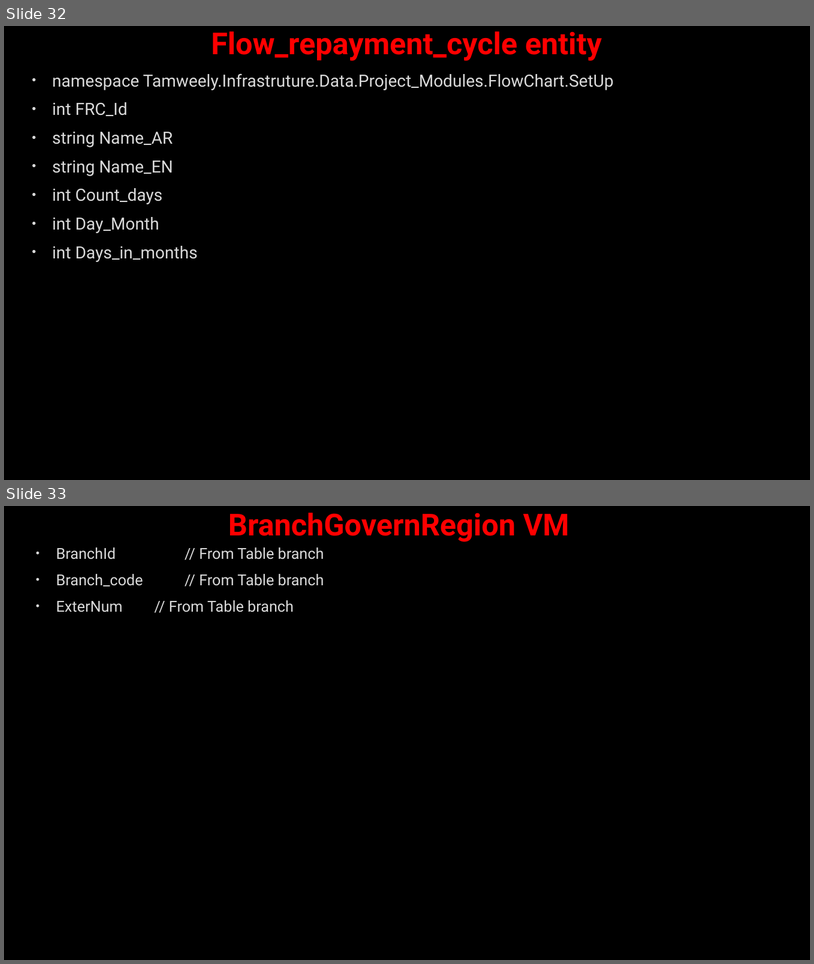
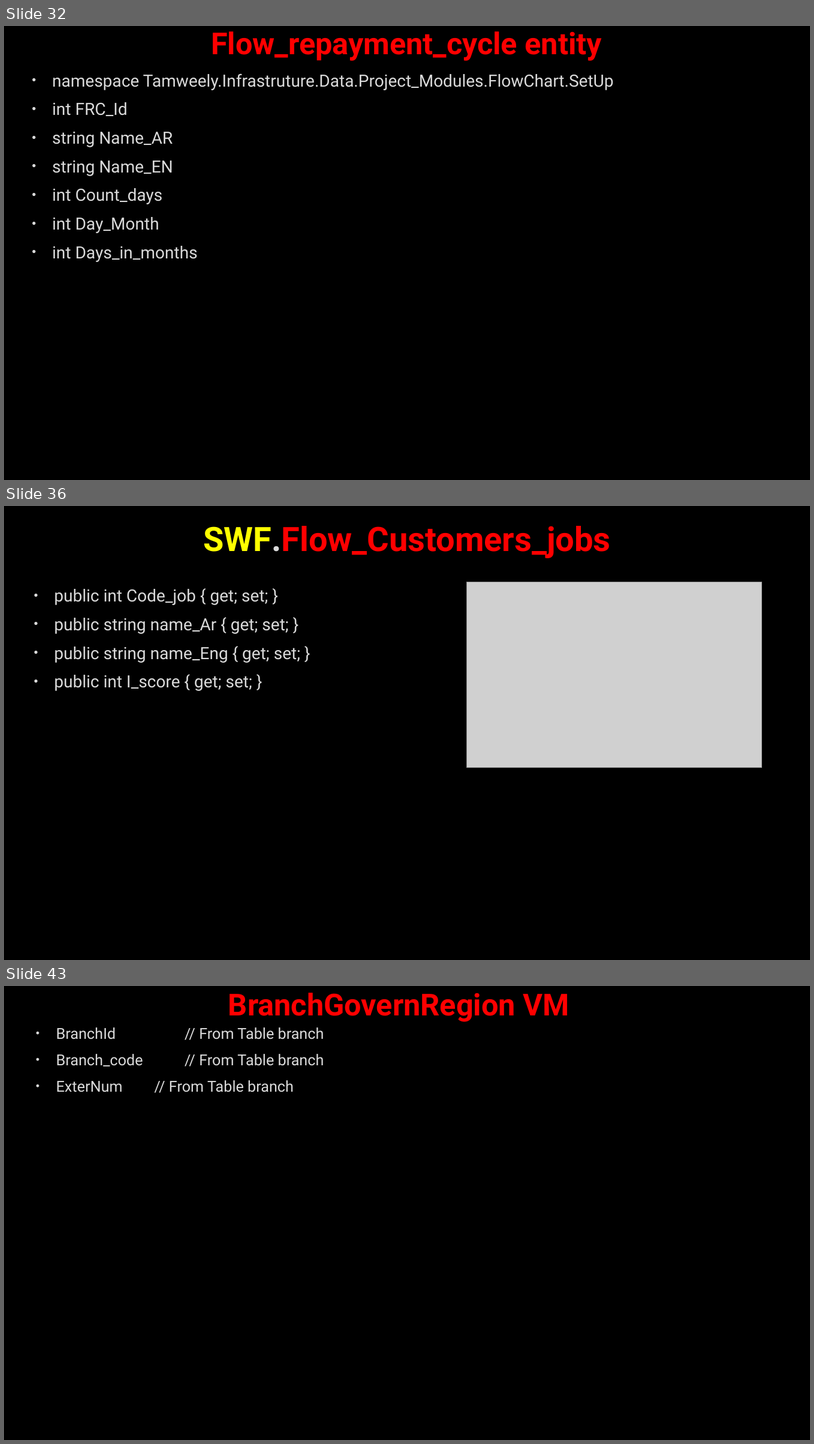
Before and after one commit to AhmedMohamedSamir1/Summary, a slide deck: Dot Net/Business.pptx. Shown one above the other, each under a label of ours: slides 32 and 33 before the commit, slides 32, 36 and 43 after it; the slides between them are not shown. The pictures are 814x964 and 814x1444 pixels, drawn with LibreOffice and Linux fonts; fonts in the diff are those of the drawing; grey boxes stand for pictures; background and template pictures are left out. Boxes give left, top, right and bottom in pixels: in the first picture for what was removed or moved away, otherwise in the second. Text is boxed around its words. In the diff, an @@ line names an element or a change of style, - is before the commit and + after.

```diff
--- a/Dot Net/Business.pptx
+++ b/Dot Net/Business.pptx
@@ slide 36 added at (4,506,810,960), background picture (left out) @@
@@ title added at (203,526,611,558), 40 pt, text #FF0000, bold @@
+SWF.Flow_Customers_jobs
@@ text added at (54,589,300,691), 20 pt, text #DADADA @@
+• public int Code_job { get; set; }
+• public string name_Ar { get; set; }
+• public string name_Eng { get; set; }
+• public int I_score { get; set; }
@@ picture added at (467,582,762,768) @@
@@ what was slide 33 is now slide 43 @@
```
Also in this commit, not shown: 8 slides changed, 12 other slides added, 3 other files.
